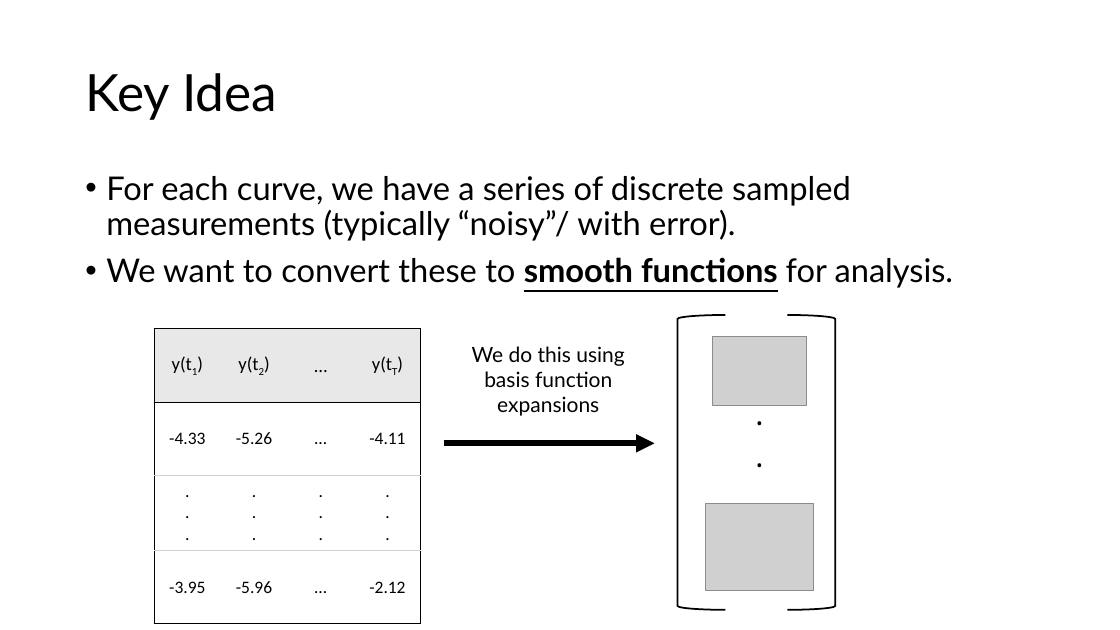
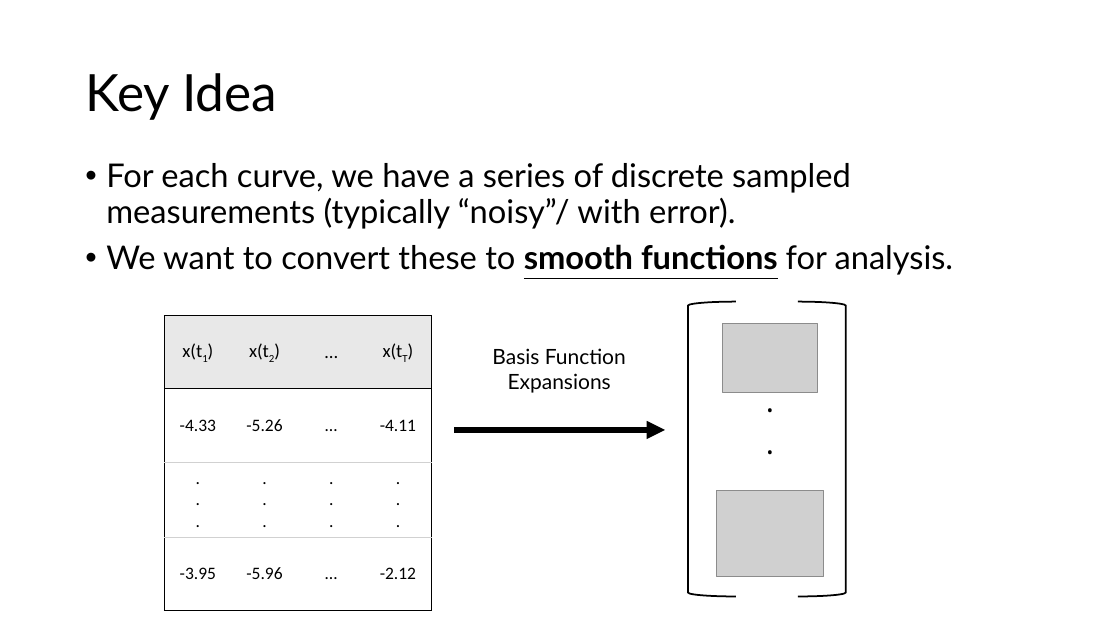
Before and after one commit to edwardgunning/ISBS-Short-Course, a slide deck: slide 2 of slides/02-smoothing.pptx. Drawn at 1120x630 pixels with LibreOffice and Linux fonts; fonts in the diff are those of the drawing; grey boxes stand for pictures; background and template pictures are left out. Boxes give left, top, right and bottom in pixels: in the first picture for what was removed or moved away, otherwise in the second. Text is boxed around its words. In the diff, an @@ line names an element or a change of style, - is before the commit and + after.

```diff
--- a/slides/02-smoothing.pptx
+++ b/slides/02-smoothing.pptx
@@ text "For each curve, we have ...": place and size @@
-text "For each curve, we have ..." at box(106, 176, 954, 288)
+text "For each curve, we have ..." at box(106, 163, 954, 275)
@@ table at box(165, 316, 430, 611) @@
-row 1: y(t1) | y(t2) | … | y(tT)
+row 1: x(t1) | x(t2) | … | x(tT)
@@ text at box(492, 348, 626, 393): text changed @@
-We do this using basis function expansions
+Basis Function Expansions
@@ 2 pictures, 2 left brackets, 1 table, 1 text, 1 arrow: place and size @@
-2 pictures, 2 left brackets, 1 table, 1 text, 1 arrow at box(154, 315, 835, 624)
+2 pictures, 2 left brackets, 1 table, 1 text, 1 arrow at box(165, 302, 846, 611)
```
Also in this commit, not shown: 3 slides added, 1 slide removed, 3 other files.
